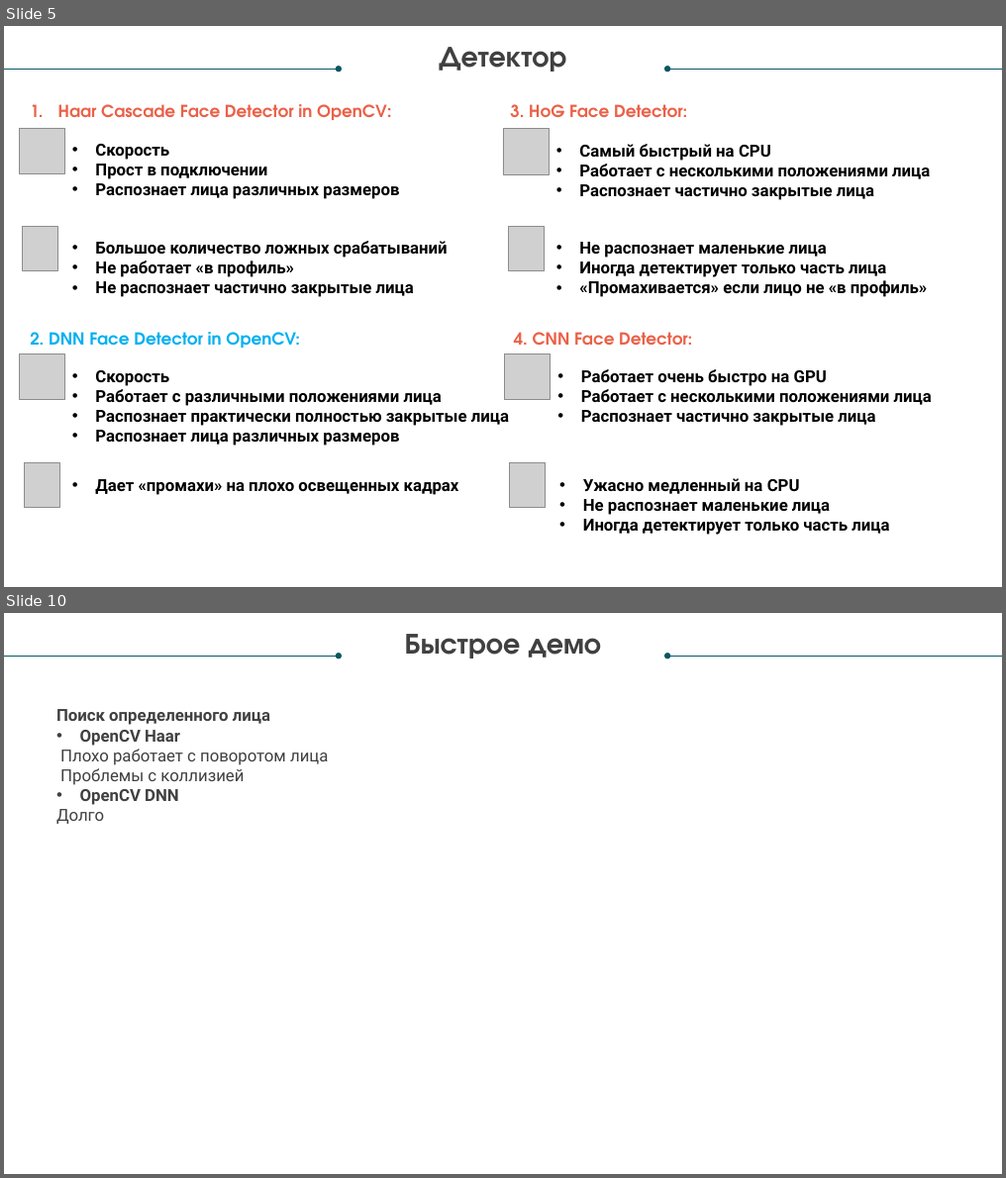
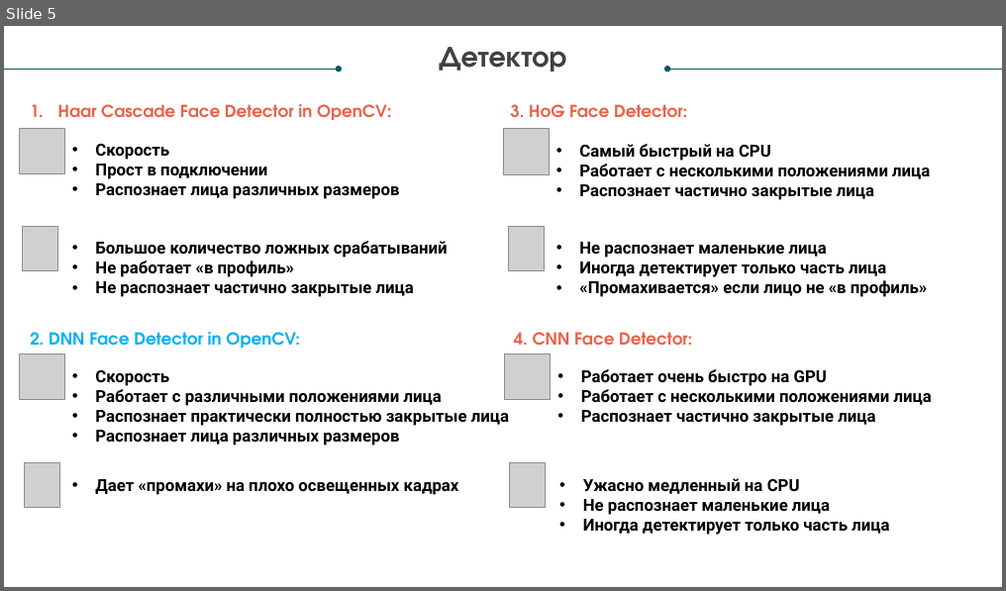
Before and after one commit to YoungMayne/Anonimus, a slide deck: Presentation.pptx. Shown one above the other, each under a label of ours: slides 5 and 10 before the commit, slide 5 after it; the slides between them are not shown. The pictures are 1006x1178 and 1006x591 pixels, drawn with LibreOffice and Linux fonts; fonts in the diff are those of the drawing; grey boxes stand for pictures. Boxes give left, top, right and bottom in pixels: in the first picture for what was removed or moved away, otherwise in the second. Text is boxed around its words. In the diff, an @@ line names an element or a change of style, - is before the commit and + after.

```diff
--- a/Presentation.pptx
+++ b/Presentation.pptx
@@ slide 10 removed at bbox=[4, 613, 1002, 1174], background #FFFFFF @@
@@ text removed at bbox=[405, 634, 602, 659] @@
-Быстрое демо
@@ arrow removed from (4, 656) to (339, 656) @@
@@ arrow removed from (1002, 656) to (667, 656) @@
@@ text removed at bbox=[56, 709, 328, 824] @@
-Поиск определенного лица
-• OpenCV Haar
-Плохо работает с поворотом лица
-Проблемы с коллизией
-• OpenCV DNN
-Долго
```
Also in this commit, not shown: 5 slides changed, 3 slides added, 3 other slides removed.
